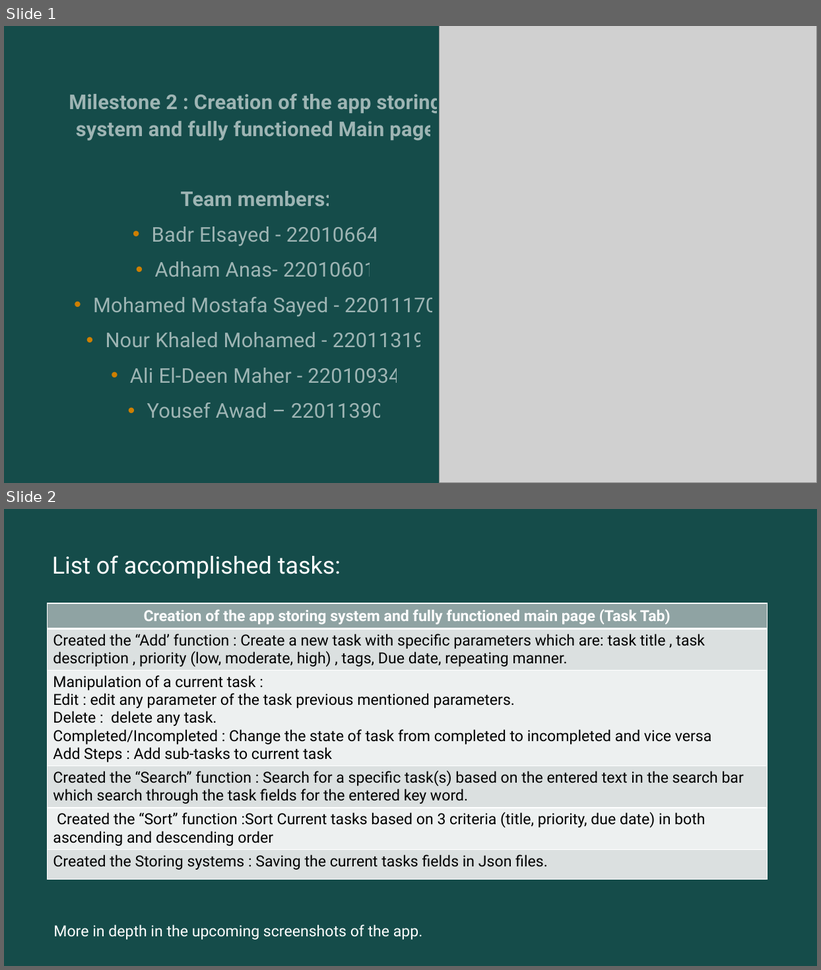
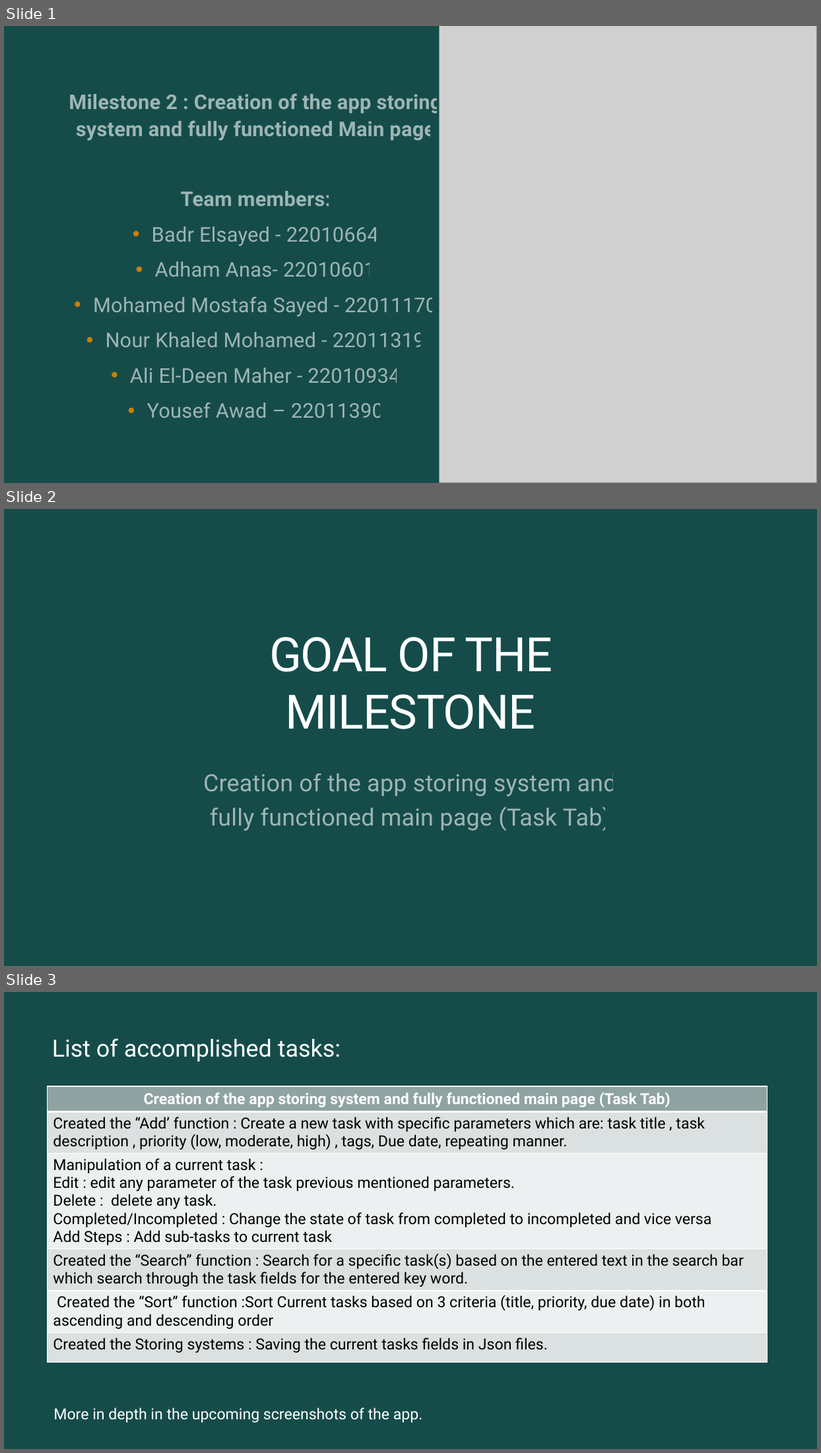
Before and after one commit to BadrGello/Task-Management-App, a slide deck: Documents/Milestone 2.pptx. Shown one above the other, each under a label of ours: slides 1 and 2 before the commit, slides 1, 2 and 3 after it. The pictures are 821x970 and 821x1453 pixels, drawn with LibreOffice and Linux fonts; fonts in the diff are those of the drawing; grey boxes stand for pictures. Boxes give left, top, right and bottom in pixels: in the first picture for what was removed or moved away, otherwise in the second. Text is boxed around its words. In the diff, an @@ line names an element or a change of style, - is before the commit and + after.

Commit message:
first half of the the final presentation

```diff
--- a/Documents/Milestone 2.pptx
+++ b/Documents/Milestone 2.pptx
@@ slide 2 added at (4,509,817,966), background #0B2827; not listed: 1 template element that a slide beside it also shows @@
@@ title added at (269,637,553,729), 56 pt, text #FFFFFF @@
+GOAL OF THE MILESTONE
@@ subtitle added at (203,774,617,831), 28 pt, text #FFFFFF at 58% opacity @@
+Creation of the app storing system and fully functioned main page (Task Tab)
@@ what was slide 2 is now slide 3 @@
```
Also in this commit, not shown: 2 other files.
